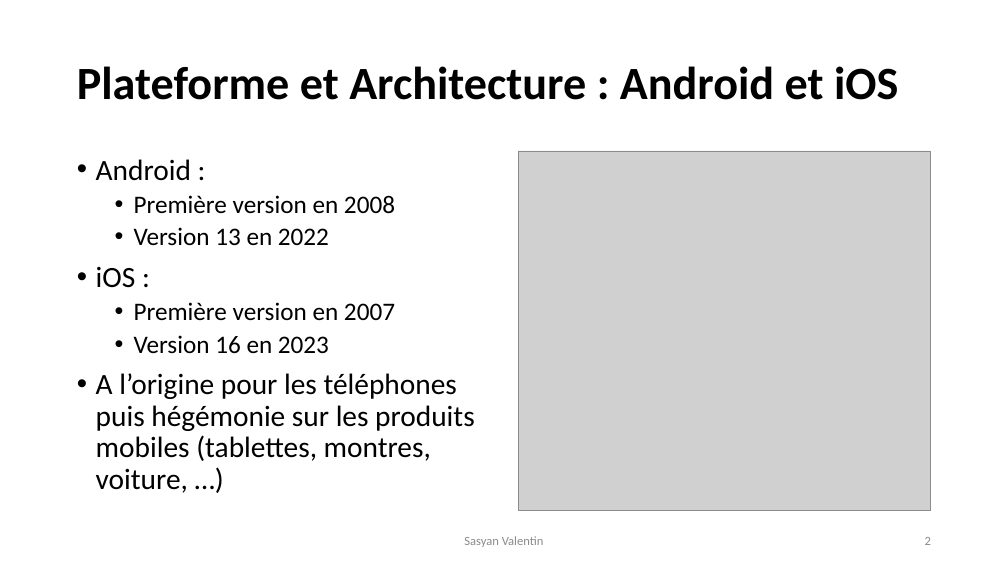
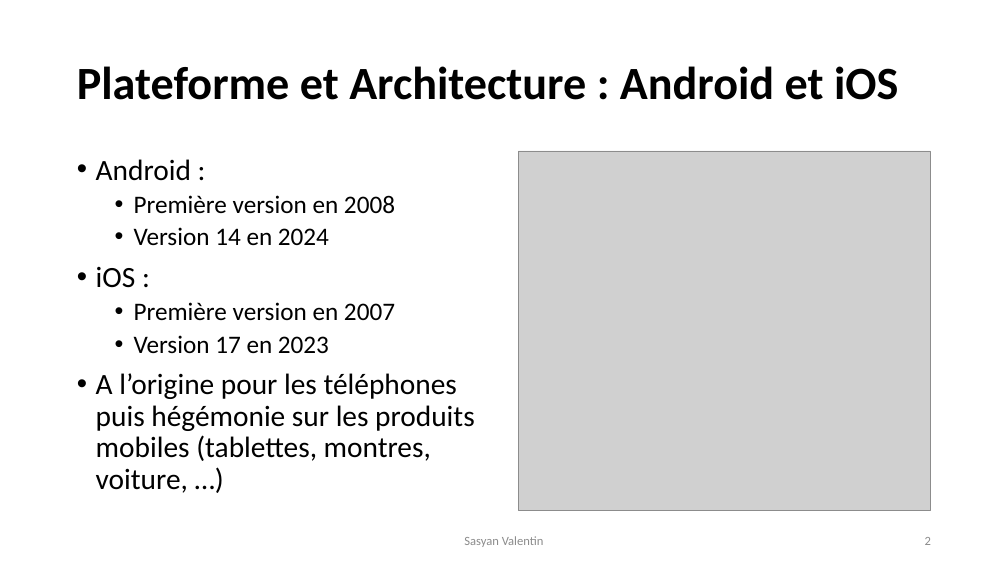
Before and after one commit to VSasyan/AndroidENSG, a slide deck: slide 2 of 0_ressources/introduction.pptx. Drawn at 1008x567 pixels with LibreOffice and Linux fonts; fonts in the diff are those of the drawing; grey boxes stand for pictures. Boxes give left, top, right and bottom in pixels: in the first picture for what was removed or moved away, otherwise in the second. Text is boxed around its words. In the diff, an @@ line names an element or a change of style, - is before the commit and + after.

```diff
--- a/0_ressources/introduction.pptx
+++ b/0_ressources/introduction.pptx
@@ text at (134, 227, 329, 245): text changed @@
-  • Version 13 en 2022
+  • Version 14 en 2024
@@ text at (134, 335, 329, 353): text changed @@
-  • Version 16 en 2023
+  • Version 17 en 2023
```
Also in this commit, not shown: 2 other files.
